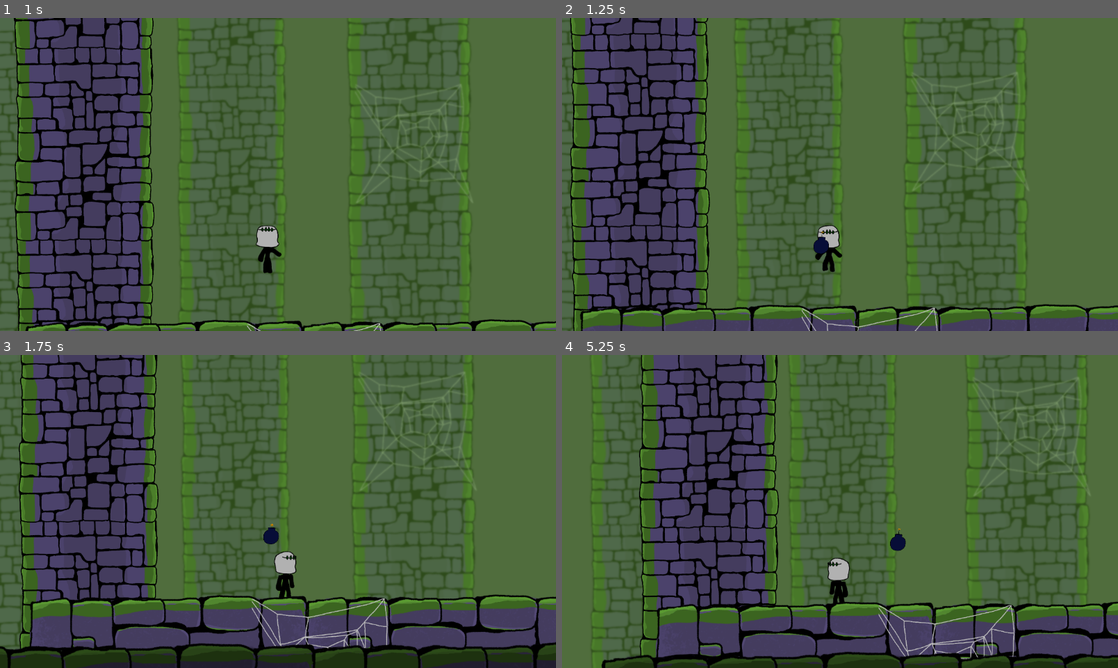
Above: before the commit, frames 1-4 (two rows, left to right).
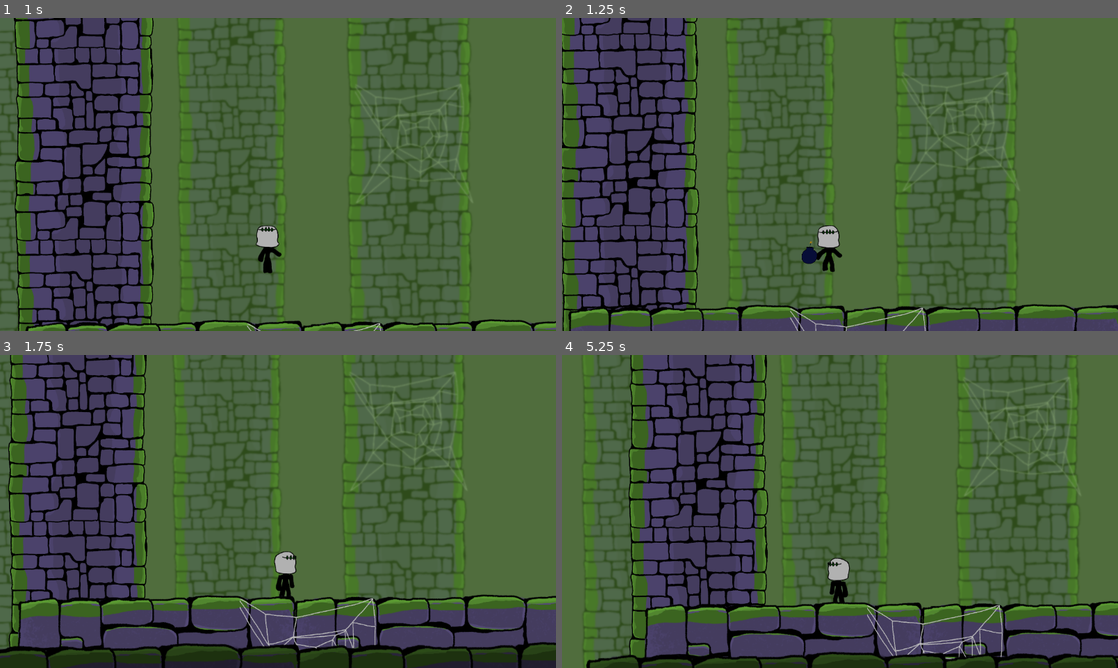
Above: after the commit, the same moments.

Repository: Manawkie/Scoundrel
Game: Godot game, scene res://scoundrel/Scenes/Levels/Tutorial.tscn
Two runs of this game, one before a commit and one after it. Both use one fixed random seed, a clock stepped at 60 frames per second and the inputs below. This scene is started directly instead of the project's main scene.
Inputs (mouse positions are in pixels of both pictures, inside the frame that each line leads up to):
- Up to frame 1 (1 s): tap Enter at 0.5 s; move the mouse to (400, 158) at 0.52 s; hold D (walk_right) from 0.53 s (still down); tap Q (drop_bomb) at 0.6 s; tap W (jump) at 0.77 s; click (400, 158) at 0.8 s
- Up to frame 2 (1.25 s): keep holding D (walk_right)
- Up to frame 3 (1.75 s): release D (walk_right) at 1.25 s; drag from (166, 527) to (261, 580) at 1.27 s
- Up to frame 4 (5.25 s): move the mouse to (895, 442) at 2.02 s; hold D (walk_right) 2.03-2.75 s; tap 1 (select_gun, bound only after the commit) at 2.1 s; click (895, 442) at 2.17 s; tap 2 (select_scimitar, bound only after the commit) at 2.3 s; drag from (812, 574) to (673, 464) at 2.77 s; move the mouse to (1006, 558) at 3.52 s; hold A (walk_left) 3.53-4.25 s; tap E (dash) at 3.6 s; tap W (jump) at 3.77 s; click (1006, 558) at 3.8 s; drag from (673, 464) to (867, 624) at 4.27 s; move the mouse to (867, 511) at 5.02 s; hold S (go_down) from 5.03 s (still down); tap Shift (toggle_run) at 5.1 s; click (867, 511) at 5.17 s

Frame 1 is identical in both runs. In frame 2, 24% of the frame differs, in the area x 0-100%, y 0-100%; in frame 3, 25%; in frame 4, 27%, in the area x 3-100%, y 0-100%.

Commit message:
Gun and bomb mechanic  and switch weapon

Diff:
--- a/project.godot
+++ b/project.godot
@@ -58,3 +58,18 @@
 "events": [Object(InputEventKey,"resource_local_to_scene":false,"resource_name":"","device":-1,"window_id":0,"alt_press …(192 unchanged characters)…
 ]
 }
+select_gun={
+"deadzone": 0.2,
+"events": [Object(InputEventKey,"resource_local_to_scene":false,"resource_name":"","device":-1,"window_id":0,"alt_pressed":false,"shift_pressed":false,"ctrl_pressed":false,"meta_pressed":false,"pressed":false,"keycode":0,"physical_keycode":49,"key_label":0,"unicode":49,"location":0,"echo":false,"script":null)
+]
+}
+select_scimitar={
+"deadzone": 0.2,
+"events": [Object(InputEventKey,"resource_local_to_scene":false,"resource_name":"","device":-1,"window_id":0,"alt_pressed":false,"shift_pressed":false,"ctrl_pressed":false,"meta_pressed":false,"pressed":false,"keycode":0,"physical_keycode":50,"key_label":0,"unicode":50,"location":0,"echo":false,"script":null)
+]
+}
+fire={
+"deadzone": 0.2,
+"events": [Object(InputEventMouseButton,"resource_local_to_scene":false,"resource_name":"","device":-1,"window_id":0,"alt_pressed":false,"shift_pressed":false,"ctrl_pressed":false,"meta_pressed":false,"button_mask":0,"position":Vector2(0, 0),"global_position":Vector2(0, 0),"factor":1.0,"button_index":1,"canceled":false,"pressed":false,"double_click":false,"script":null)
+]
+}
--- a/scoundrel/Scenes/Objects/Bomb.tscn
+++ b/scoundrel/Scenes/Objects/Bomb.tscn
@@ -21,13 +21,13 @@
 "duration": 1.0,
 "texture": ExtResource("5_s7qod")
 }],
-"loop": true,
+"loop": false,
 "name": &"bomb",
-"speed": 3.0
+"speed": 2.0
 }]
 
 [sub_resource type="CircleShape2D" id="CircleShape2D_hc5p7"]
-radius = 28.0
+radius = 27.018513
 
 [sub_resource type="ParticleProcessMaterial" id="ParticleProcessMaterial_nn6mt"]
 particle_flag_disable_z = true
@@ -49,8 +49,7 @@
 turbulence_noise_scale = 9.19
 sub_emitter_keep_velocity = true
 
-[node name="Bomb" type="Area2D"]
-gravity_space_override = 1
+[node name="Bomb" type="RigidBody2D"]
 script = ExtResource("1_nn6mt")
 
 [node name="AnimatedSprite2D" type="AnimatedSprite2D" parent="."]
@@ -58,14 +57,22 @@
 scale = Vector2(0.39453125, 0.39453125)
 sprite_frames = SubResource("SpriteFrames_4g5lt")
 animation = &"bomb"
-frame_progress = 0.73425645
+frame = 1
+frame_progress = 0.03791505
 
 [node name="Timer" type="Timer" parent="."]
+process_callback = 0
+wait_time = 2.0
 
 [node name="CollisionShape2D" type="CollisionShape2D" parent="."]
+position = Vector2(0, 2)
 shape = SubResource("CircleShape2D_hc5p7")
+one_way_collision_margin = 16.4
 
 [node name="GPUParticles2D" type="GPUParticles2D" parent="."]
 emitting = false
+lifetime = 2.0
+one_shot = true
 trail_enabled = true
+trail_lifetime = 1.5
 process_material = SubResource("ParticleProcessMaterial_nn6mt")
--- /dev/null
+++ b/scoundrel/Scenes/Objects/Bullet/Bullet.tscn
@@ -0,0 +1,29 @@
+[gd_scene load_steps=5 format=3 uid="uid://i77m07hpa0cu"]
+
+[ext_resource type="Script" uid="uid://hwui1ebl1sk1" path="res://scoundrel/Scenes/Objects/Bullet/bullet.gd" id="1_llgq6"]
+[ext_resource type="Texture2D" uid="uid://dt814nuh3jb4a" path="res://scoundrel/Assets/Items/Bullet/test_bullet.png" id="2_wuffm"]
+
+[sub_resource type="CapsuleShape2D" id="CapsuleShape2D_vmwb7"]
+
+[sub_resource type="SpriteFrames" id="SpriteFrames_llgq6"]
+animations = [{
+"frames": [{
+"duration": 1.0,
+"texture": ExtResource("2_wuffm")
+}],
+"loop": true,
+"name": &"bullet",
+"speed": 5.0
+}]
+
+[node name="Bullet" type="Area2D"]
+script = ExtResource("1_llgq6")
+
+[node name="CollisionShape2D" type="CollisionShape2D" parent="."]
+shape = SubResource("CapsuleShape2D_vmwb7")
+
+[node name="AnimatedSprite2D" type="AnimatedSprite2D" parent="."]
+position = Vector2(-0.9999962, 3.8146973e-06)
+scale = Vector2(0.12695317, 0.12695317)
+sprite_frames = SubResource("SpriteFrames_llgq6")
+animation = &"bullet"
--- /dev/null
+++ b/scoundrel/Scenes/Objects/Bullet/bullet.gd
@@ -0,0 +1,36 @@
+extends Area2D
+
+@export var speed = 4000.0 # High speed for a gun bullet
+var aim_vector: Vector2 = Vector2.RIGHT # The normalized vector pointing where the bullet should travel
+var spawner: Node2D # Reference to the node that spawned this projectile (the player)
+
+func set_aim_vector(new_vector: Vector2): # NEW function to receive the aim
+	aim_vector = new_vector
+
+	# Optional: Rotate the sprite to face the aim direction
+	# rotation = aim_vector.angle()
+
+func _ready():
+	# Connect signal to handle what happens when the bullet hits something
+	body_entered.connect(_on_body_entered)
+
+	# Setting the collision mask here ensures it ignores the player layer (Layer 2)
+	set_collision_mask_value(2, false) # Ignores player layer
+	set_collision_layer_value(4, true)  # Sets projectile to its own layer
+
+func _physics_process(delta):
+	# Move the projectile using the aim vector
+	position += aim_vector * speed * delta
+
+func _on_body_entered(body):
+	# 1. Check to see if the body hit is the player who fired this projectile.
+	if body == spawner:
+		return
+
+	# NEW LOGIC: Check if the projectile hit a bomb and trigger an early explosion.
+	# We use has_method("explode") as a safe way to check if the body is a bomb.
+	if body.has_method("explode"):
+		body.explode() # Trigger the bomb's explosion immediately
+
+	# 2. Destroy the projectile upon hitting any other solid object (ground, wall, enemy, or bomb)
+	queue_free()
--- a/scoundrel/Scenes/Objects/bomb.gd
+++ b/scoundrel/Scenes/Objects/bomb.gd
@@ -1,29 +1,54 @@
-extends Area2D
+extends RigidBody2D # CHANGED from Area2D to RigidBody2D for physics control
 
-@export var fuse_time: float = 2.0   # seconds before explosion
+@export var fuse_time: float = 2.0# seconds before explosion
 @onready var _timer: Timer = $Timer
 @onready var _explosion: GPUParticles2D = $GPUParticles2D
 @onready var _sprite = $AnimatedSprite2D
+const INHERIT_VELOCITY_MULTIPLIER = 0.5
+
 
 func _ready():
+	set_collision_mask_value(4, true)
+	set_collision_mask_value(1, false)
+	set_collision_mask_value(2, false)
+	# Ensure the bomb won't rotate randomly when hitting the ground
+	lock_rotation = true
+
 	_sprite.play("bomb")
+
 	_timer.wait_time = fuse_time
 	_timer.one_shot = true
+	# --- FIX: Explicitly connect the signal in code ---
+	_timer.timeout.connect(_on_Timer_timeout)
+	# --------------------------------------------------
 	_timer.start()
-	_explosion.emitting = false  # keep off until boom
+
+	# Safety check: RigidBody2D requires a CollisionShape2D
+	if get_node_or_null("CollisionShape2D") == null:
+		print("WARNING: Bomb is missing a CollisionShape2D! Physics will not work.")
+
+
+
+func apply_initial_impulse(player_vel: Vector2):
+	var _impulse = player_vel * INHERIT_VELOCITY_MULTIPLIER
+	apply_central_impulse()
 
 func _on_Timer_timeout():
+	# This function is now guaranteed to run when the timer finishes
 	explode()
+	print("sss")
 
 func explode():
 	# Hide bomb sprite
+	print("went here")
 	_sprite.visible = false
+	$CollisionShape2D.disabled = true
 
 	# Play explosion particles
 	_explosion.emitting = true
 
 	# Wait for particles to finish (optional)
 	await get_tree().create_timer(_explosion.lifetime).timeout
-
+	print("end")
 	# Remove the bomb after particles finish
 	queue_free()
--- a/scoundrel/Scenes/Player/Player.gd
+++ b/scoundrel/Scenes/Player/Player.gd
@@ -6,7 +6,20 @@
 @onready var anim_player = $AnimationPlayer
 @onready var eye_sprite = $EyeKael
 @onready var bomb_scene = preload("res://scoundrel/Scenes/Objects/Bomb.tscn")
+@onready var bullet_scene = preload("res://scoundrel/Scenes/Objects/Bullet/Bullet.tscn")
 var state_machine : AnimationNodeStateMachinePlayback
+
+enum WeaponState {SCIMITAR, GUN}
+
+# --- WEAPON CONSTANTS ---
+const SCIMITAR_COOLDOWN = 0.3 # Cooldown after melee attack finishes
+const GUN_COOLDOWN = 0.5 	  # Cooldown after gun attack finishes
+const SCIMITAR_ANIM_DURATION = 0.2
+const GUN_ANIM_DURATION = 0.3
+var current_weapon: WeaponState = WeaponState.SCIMITAR
+var is_attacking: bool = false
+var attack_timer: float = 0.0
+
 
 # --- DASH CONSTANTS ---
 const DASH_SPEED = 1600.0
@@ -17,16 +30,19 @@
 const BOMB_COOLDOWN = 1.0       # seconds until the player can drop another bomb (cooldown)
 const BOMB_ANIMATION_DURATION = 0.4 # NEW: seconds the drop animation lasts
 
+# --- MOVEMENT CONSTANTS ---
 const JUMP_VELOCITY = -1000.0
 const SPEED = 200.0
 const RSPEED = 800.0
 const GRAVITY = 1800.0
 const FAST_FALL_SPEED = 1800.0
 
+
+# --- EYE CONSTANTS
 const MAX_PUPIL_MOVEMENT = 8.0 # Max distance the eye can shift in pixels
 const EYE_SMOOTH_FACTOR = 0.1 # How smoothly the eye tracks the cursor (0.0 to 1.0)
 
-# NEW AIR CONTROL CONSTANTS for momentum counter/steering
+# --- AIR CONTROL CONSTANTS
 const AIR_CONTROL_FACTOR = 0.6 # Multiplier for max horizontal speed in the air (e.g., 800 * 0.6 = 480)
 const AIR_ACCEL_RATE = 0.15    # The "smoothness" factor for changing direction in the air (0.0 to 1.0)
 
@@ -71,6 +87,7 @@
 func _physics_process(delta: float) -> void:
 	handle_dash(delta)
 	handle_bomb_drop(delta)
+	handle_weapon_combat(delta)
 	if is_dashing or is_dropping_bomb:
 		velocity.y = 0
 	else:
@@ -170,6 +187,10 @@
 			state_machine.travel("Dash")
 		"Drop_Bomb":
 			state_machine.travel("Drop_Bomb")
+		"Scimitar_Attack":
+			state_machine.travel("Scimitar_Attack")
+		"Gun_Fire":
+			state_machine.travel("Gun_Fire")
 
 	current_anim_playing = state
 
@@ -192,6 +213,52 @@
 	# This creates the smooth "drag" or "lean" effect.
 	eye_sprite.position = eye_sprite.position.lerp(target_position, EYE_SMOOTH_FACTOR)
 
+func handle_weapon_combat(delta):
+
+	if Input.is_action_just_pressed("select_gun"):
+		current_weapon = WeaponState.GUN
+		print("gun")
+
+	if Input.is_action_just_pressed("select_scimitar"):
+		current_weapon = WeaponState.SCIMITAR
+		print("scimitar")
+
+	if Input.is_action_just_pressed("fire") and not is_attacking:
+		start_attack()
+
+	if is_attacking:
+		attack_timer -= delta
+		# End of the animation/attack phase
+		if attack_timer <= 0:
+			end_attack()
+	# Else: the timer acts as a simple cooldown until attack_timer <= 0
+
+func start_attack():
+	is_attacking = true
+
+	match current_weapon:
+		WeaponState.SCIMITAR:
+			attack_timer = SCIMITAR_ANIM_DURATION + SCIMITAR_COOLDOWN
+
+		WeaponState.GUN:
+			attack_timer = GUN_ANIM_DURATION + GUN_COOLDOWN
+			# NEW LOGIC: Calculate aim vector
+			var mouse_pos = get_global_mouse_position()
+			var aim_vector = (mouse_pos - global_position).normalized()
+
+			var projectile = bullet_scene.instantiate()
+			get_tree().root.add_child(projectile)
+
+			projectile.spawner = self
+			projectile.global_position = global_position
+
+			# Pass the full aim vector instead of just direction
+			if projectile.has_method("set_aim_vector"):
+				projectile.set_aim_vector(aim_vector)
+
+func end_attack():
+	is_attacking = false
+
 func handle_bomb_drop(delta):
 	if Input.is_action_just_pressed("drop_bomb") and can_drop_bomb:
 		start_bomb_drop()
@@ -204,8 +271,10 @@
 		if bomb_timer <= 0:
 
 			var bomb_instance = bomb_scene.instantiate()
-			bomb_instance.global_position = global_position
 			get_tree().current_scene.add_child(bomb_instance)
+			bomb_instance.global_position = global_position + Vector2(0, 10)
+			bomb_instance.apply_initial_impulse(velocity)
+
 
 			end_bomb_animation()
 
--- a/scoundrel/Scenes/Player/Player.tscn
+++ b/scoundrel/Scenes/Player/Player.tscn
@@ -230,6 +230,64 @@
 "speed": 5.0
 }]
 
+[sub_resource type="Animation" id="Animation_e32kc"]
+resource_name = "Dash"
+loop_mode = 1
+step = 0.1
+tracks/0/type = "value"
+tracks/0/imported = false
+tracks/0/enabled = true
+tracks/0/path = NodePath("AnimatedSprite2D:animation")
+tracks/0/interp = 1
+tracks/0/loop_wrap = true
+tracks/0/keys = {
+"times": PackedFloat32Array(0),
+"transitions": PackedFloat32Array(1),
+"update": 1,
+"values": [&"run"]
+}
+tracks/1/type = "value"
+tracks/1/imported = false
+tracks/1/enabled = true
+tracks/1/path = NodePath("AnimatedSprite2D:frame")
+tracks/1/interp = 1
+tracks/1/loop_wrap = true
+tracks/1/keys = {
+"times": PackedFloat32Array(0),
+"transitions": PackedFloat32Array(1),
+"update": 1,
+"values": [7]
+}
+
+[sub_resource type="Animation" id="Animation_0rsg5"]
+resource_name = "Drop_Bomb"
+length = 0.5
+step = 0.1
+tracks/0/type = "value"
+tracks/0/imported = false
+tracks/0/enabled = true
+tracks/0/path = NodePath("AnimatedSprite2D:animation")
+tracks/0/interp = 1
+tracks/0/loop_wrap = true
+tracks/0/keys = {
+"times": PackedFloat32Array(0),
+"transitions": PackedFloat32Array(1),
+"update": 1,
+"values": [&"drop_bomb"]
+}
+tracks/1/type = "value"
+tracks/1/imported = false
+tracks/1/enabled = true
+tracks/1/path = NodePath("AnimatedSprite2D:frame")
+tracks/1/interp = 1
+tracks/1/loop_wrap = true
+tracks/1/keys = {
+"times": PackedFloat32Array(0, 0.1, 0.2, 0.3, 0.4),
+"transitions": PackedFloat32Array(1, 1, 1, 1, 1),
+"update": 1,
+"values": [0, 1, 2, 3, 4]
+}
+
 [sub_resource type="Animation" id="Animation_o6mjt"]
 resource_name = "Fall"
 length = 0.4
@@ -346,93 +404,6 @@
 "values": [&"idle"]
 }
 
-[sub_resource type="Animation" id="Animation_rbvsx"]
-resource_name = "new_animation"
-length = 0.25
-step = 0.075
-tracks/0/type = "value"
-tracks/0/imported = false
-tracks/0/enabled = true
-tracks/0/path = NodePath("AnimatedSprite2D:animation")
-tracks/0/interp = 1
-tracks/0/loop_wrap = true
-tracks/0/keys = {
-"times": PackedFloat32Array(0),
-"transitions": PackedFloat32Array(1),
-"update": 1,
-"values": [&"turn"]
-}
-tracks/1/type = "value"
-tracks/1/imported = false
-tracks/1/enabled = true
-tracks/1/path = NodePath("AnimatedSprite2D:frame")
-tracks/1/interp = 1
-tracks/1/loop_wrap = true
-tracks/1/keys = {
-"times": PackedFloat32Array(0, 0.075, 0.15, 0.22500001),
-"transitions": PackedFloat32Array(1, 1, 1, 1),
-"update": 1,
-"values": [0, 1, 2, 3]
-}
-
-[sub_resource type="Animation" id="Animation_0uxdv"]
-resource_name = "TurnBack"
-length = 0.25
-step = 0.075
-tracks/0/type = "value"
-tracks/0/imported = false
-tracks/0/enabled = true
-tracks/0/path = NodePath("AnimatedSprite2D:animation")
-tracks/0/interp = 1
-tracks/0/loop_wrap = true
-tracks/0/keys = {
-"times": PackedFloat32Array(0),
-"transitions": PackedFloat32Array(1),
-"update": 1,
-"values": [&"turn"]
-}
-tracks/1/type = "value"
-tracks/1/imported = false
-tracks/1/enabled = true
-tracks/1/path = NodePath("AnimatedSprite2D:frame")
-tracks/1/interp = 1
-tracks/1/loop_wrap = true
-tracks/1/keys = {
-"times": PackedFloat32Array(0, 0.075, 0.15, 0.22500001),
-"transitions": PackedFloat32Array(1, 1, 1, 1),
-"update": 1,
-"values": [3, 2, 1, 0]
-}
-
-[sub_resource type="Animation" id="Animation_nieia"]
-resource_name = "Walk"
-length = 0.6
-loop_mode = 1
-tracks/0/type = "value"
-tracks/0/imported = false
-tracks/0/enabled = true
-tracks/0/path = NodePath("AnimatedSprite2D:animation")
-tracks/0/interp = 1
-tracks/0/loop_wrap = true
-tracks/0/keys = {
-"times": PackedFloat32Array(0),
-"transitions": PackedFloat32Array(1),
-"update": 1,
-"values": [&"walk"]
-}
-tracks/1/type = "value"
-tracks/1/imported = false
-tracks/1/enabled = true
-tracks/1/path = NodePath("AnimatedSprite2D:frame")
-tracks/1/interp = 1
-tracks/1/loop_wrap = true
-tracks/1/keys = {
-"times": PackedFloat32Array(0, 0.1, 0.2, 0.3, 0.4, 0.5),
-"transitions": PackedFloat32Array(1, 1, 1, 1, 1, 1),
-"update": 1,
-"values": [0, 1, 2, 3, 4, 5]
-}
-
 [sub_resource type="Animation" id="Animation_uskjb"]
 resource_name = "Run"
 length = 0.8
@@ -463,62 +434,91 @@
 "values": [0, 1, 2, 3, 4, 5, 6, 7]
 }
 
-[sub_resource type="Animation" id="Animation_e32kc"]
-resource_name = "Dash"
+[sub_resource type="Animation" id="Animation_rbvsx"]
+resource_name = "new_animation"
+length = 0.25
+step = 0.075
+tracks/0/type = "value"
+tracks/0/imported = false
+tracks/0/enabled = true
+tracks/0/path = NodePath("AnimatedSprite2D:animation")
+tracks/0/interp = 1
+tracks/0/loop_wrap = true
+tracks/0/keys = {
+"times": PackedFloat32Array(0),
+"transitions": PackedFloat32Array(1),
+"update": 1,
+"values": [&"turn"]
+}
+tracks/1/type = "value"
+tracks/1/imported = false
+tracks/1/enabled = true
+tracks/1/path = NodePath("AnimatedSprite2D:frame")
+tracks/1/interp = 1
+tracks/1/loop_wrap = true
+tracks/1/keys = {
+"times": PackedFloat32Array(0, 0.075, 0.15, 0.22500001),
+"transitions": PackedFloat32Array(1, 1, 1, 1),
+"update": 1,
+"values": [0, 1, 2, 3]
+}
+
+[sub_resource type="Animation" id="Animation_0uxdv"]
+resource_name = "TurnBack"
+length = 0.25
+step = 0.075
+tracks/0/type = "value"
+tracks/0/imported = false
+tracks/0/enabled = true
+tracks/0/path = NodePath("AnimatedSprite2D:animation")
+tracks/0/interp = 1
+tracks/0/loop_wrap = true
+tracks/0/keys = {
+"times": PackedFloat32Array(0),
+"transitions": PackedFloat32Array(1),
+"update": 1,
+"values": [&"turn"]
+}
+tracks/1/type = "value"
+tracks/1/imported = false
+tracks/1/enabled = true
+tracks/1/path = NodePath("AnimatedSprite2D:frame")
+tracks/1/interp = 1
+tracks/1/loop_wrap = true
+tracks/1/keys = {
+"times": PackedFloat32Array(0, 0.075, 0.15, 0.22500001),
+"transitions": PackedFloat32Array(1, 1, 1, 1),
+"update": 1,
+"values": [3, 2, 1, 0]
+}
+
+[sub_resource type="Animation" id="Animation_nieia"]
+resource_name = "Walk"
+length = 0.6
 loop_mode = 1
-step = 0.1
-tracks/0/type = "value"
-tracks/0/imported = false
-tracks/0/enabled = true
-tracks/0/path = NodePath("AnimatedSprite2D:animation")
-tracks/0/interp = 1
-tracks/0/loop_wrap = true
-tracks/0/keys = {
-"times": PackedFloat32Array(0),
-"transitions": PackedFloat32Array(1),
-"update": 1,
-"values": [&"run"]
-}
-tracks/1/type = "value"
-tracks/1/imported = false
-tracks/1/enabled = true
-tracks/1/path = NodePath("AnimatedSprite2D:frame")
-tracks/1/interp = 1
-tracks/1/loop_wrap = true
-tracks/1/keys = {
-"times": PackedFloat32Array(0),
-"transitions": PackedFloat32Array(1),
-"update": 1,
-"values": [7]
-}
-
-[sub_resource type="Animation" id="Animation_0rsg5"]
-resource_name = "Drop_Bomb"
-length = 0.5
-step = 0.1
-tracks/0/type = "value"
-tracks/0/imported = false
-tracks/0/enabled = true
-tracks/0/path = NodePath("AnimatedSprite2D:animation")
-tracks/0/interp = 1
-tracks/0/loop_wrap = true
-tracks/0/keys = {
-"times": PackedFloat32Array(0),
-"transitions": PackedFloat32Array(1),
-"update": 1,
-"values": [&"drop_bomb"]
-}
-tracks/1/type = "value"
-tracks/1/imported = false
-tracks/1/enabled = true
-tracks/1/path = NodePath("AnimatedSprite2D:frame")
-tracks/1/interp = 1
-tracks/1/loop_wrap = true
-tracks/1/keys = {
-"times": PackedFloat32Array(0, 0.1, 0.2, 0.3, 0.4),
-"transitions": PackedFloat32Array(1, 1, 1, 1, 1),
-"update": 1,
-"values": [0, 1, 2, 3, 4]
+tracks/0/type = "value"
+tracks/0/imported = false
+tracks/0/enabled = true
+tracks/0/path = NodePath("AnimatedSprite2D:animation")
+tracks/0/interp = 1
+tracks/0/loop_wrap = true
+tracks/0/keys = {
+"times": PackedFloat32Array(0),
+"transitions": PackedFloat32Array(1),
+"update": 1,
+"values": [&"walk"]
+}
+tracks/1/type = "value"
+tracks/1/imported = false
+tracks/1/enabled = true
+tracks/1/path = NodePath("AnimatedSprite2D:frame")
+tracks/1/interp = 1
+tracks/1/loop_wrap = true
+tracks/1/keys = {
+"times": PackedFloat32Array(0, 0.1, 0.2, 0.3, 0.4, 0.5),
+"transitions": PackedFloat32Array(1, 1, 1, 1, 1, 1),
+"update": 1,
+"values": [0, 1, 2, 3, 4, 5]
 }
 
 [sub_resource type="AnimationLibrary" id="AnimationLibrary_s13ic"]
--- a/scoundrel/Scenes/Player/camera.gd
+++ b/scoundrel/Scenes/Player/camera.gd
@@ -26,7 +26,7 @@
 	# self.process_mode = Node.PROCESS_MODE_PHYSICS_INTERNAL # Use this if attached to CharacterBody2D script
 	pass
 
-func _process(delta: float) -> void:
+func _process(_delta: float) -> void:
 	# 1. Get the mouse position relative to the center of the screen/viewport.
 	#    This gives us a vector pointing from the screen center to the cursor.
 	var mouse_pos_relative_to_center = get_viewport().get_mouse_position() - get_viewport_rect().size / 2
Binary file added: scoundrel/Assets/Items/Bullet/test_bullet.png
Not shown, added: scoundrel/Assets/Items/Bullet/test_bullet.png.import
Not shown, added: scoundrel/Scenes/Objects/Bullet/bullet.gd.uid
